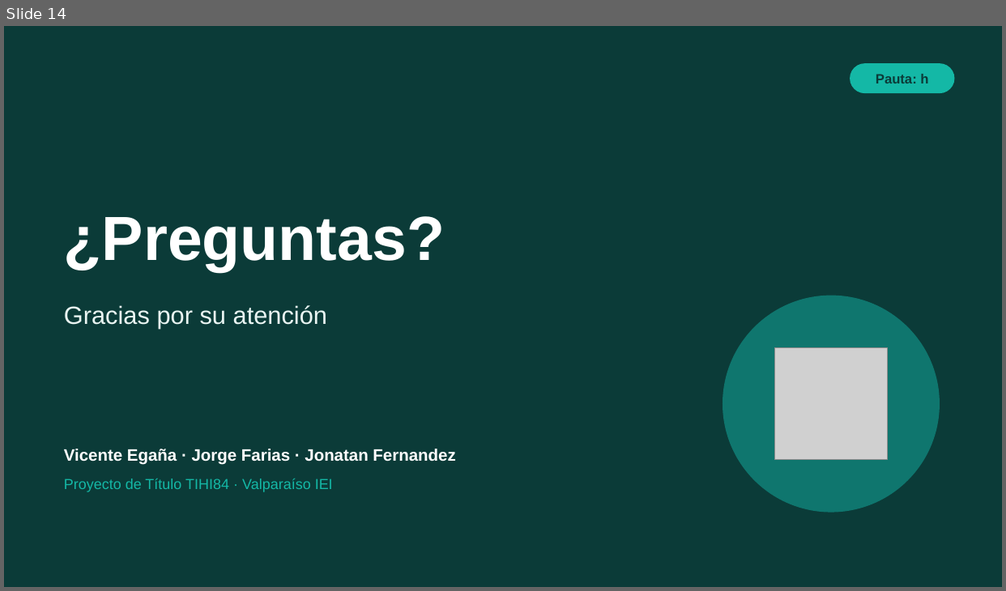
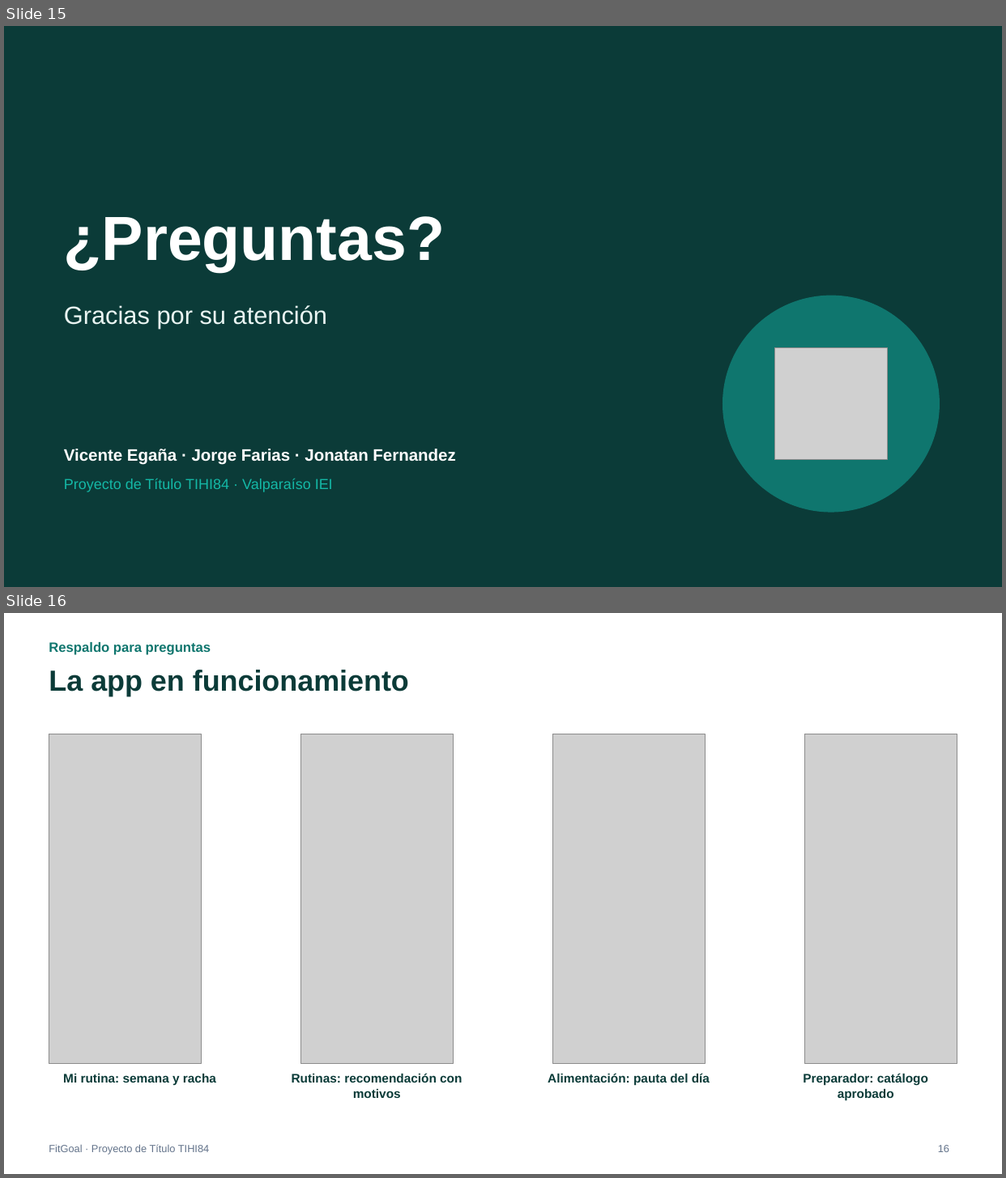
Before and after one commit to VicenteEgana/Fitgoal, a slide deck: docs/TIHI84_U3_Presentacion_FitGoal.pptx. Shown one above the other, each under a label of ours: slide 14 before the commit, slides 15 and 16 after it. The pictures are 1006x591 and 1006x1178 pixels, drawn with LibreOffice and Linux fonts; fonts in the diff are those of the drawing; grey boxes stand for pictures. Boxes give left, top, right and bottom in pixels: in the first picture for what was removed or moved away, otherwise in the second. Text is boxed around its words. In the diff, an @@ line names an element or a change of style, - is before the commit and + after.

```diff
--- a/docs/TIHI84_U3_Presentacion_FitGoal.pptx
+++ b/docs/TIHI84_U3_Presentacion_FitGoal.pptx
@@ slide 16 added at [4, 613, 1002, 1174], background #FFFFFF @@
@@ text added at [49, 642, 211, 655], 13 pt, text #0F766E, bold @@
+Respaldo para preguntas
@@ title added at [49, 670, 409, 696], 28 pt, text #0B3B38, bold @@
+La app en funcionamiento
@@ picture added at [49, 735, 201, 1063] @@
@@ picture added at [301, 735, 454, 1063] @@
@@ picture added at [552, 735, 705, 1063] @@
@@ picture added at [805, 735, 957, 1063] @@
@@ text added at [63, 1074, 216, 1085], 12 pt, text #0B3B38, bold @@
+Mi rutina: semana y racha
@@ text added at [292, 1073, 462, 1098], 12 pt, text #0B3B38, bold @@
+Rutinas: recomendación con motivos
@@ text added at [548, 1073, 710, 1086], 12 pt, text #0B3B38, bold @@
+Alimentación: pauta del día
@@ text added at [803, 1073, 928, 1101], 12 pt, text #0B3B38, bold @@
+Preparador: catálogo aprobado
@@ text added at [49, 1144, 209, 1155], 10 pt, text #64748B @@
+FitGoal · Proyecto de Título TIHI84
@@ page number added at [938, 1145, 949, 1152], 10 pt, text #64748B @@
+16
@@ what was slide 14 is now slide 15 @@
@@ slide 15 changed as well @@
@@ rounded rectangle removed at [850, 63, 955, 93] @@
-Pauta: h
```
Also in this commit, not shown: 12 other slides changed, 4 other slides added.
